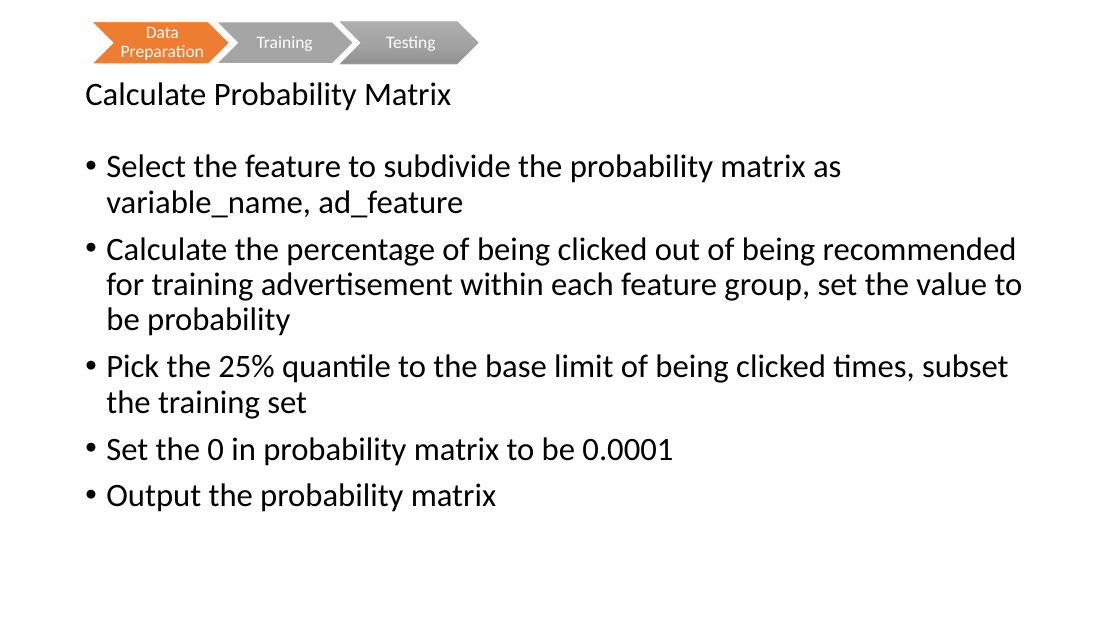
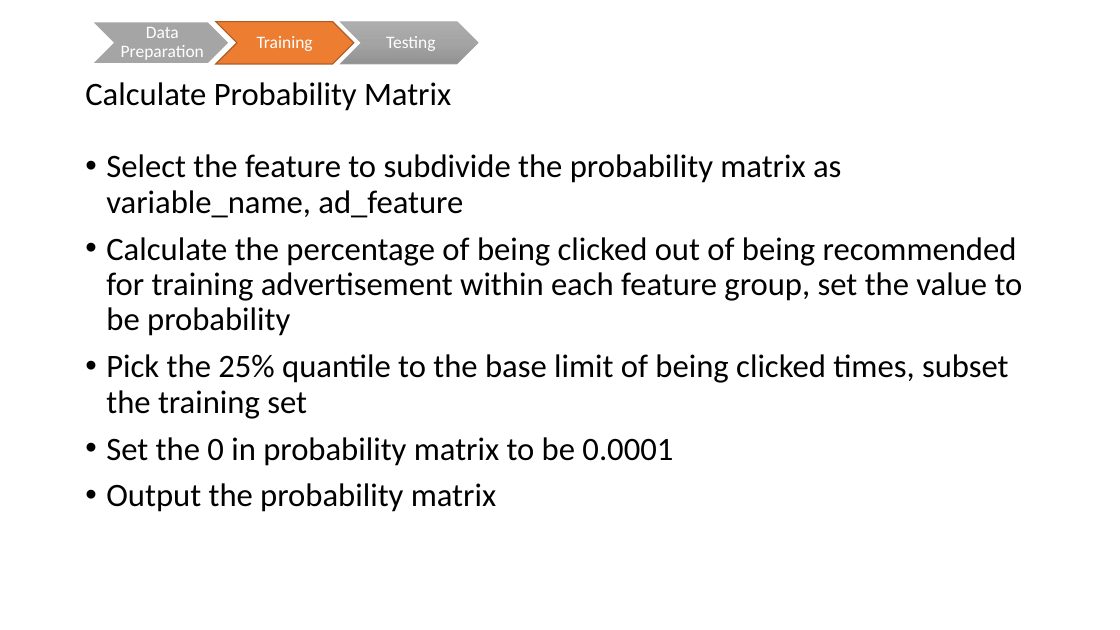
Before and after one commit to TZstatsADS/Fall2016-proj5-grp8, a slide deck: slide 5 of output/Advertisement Click Prediction.pptx. Drawn at 1120x630 pixels with LibreOffice and Linux fonts; fonts in the diff are those of the drawing. Boxes give left, top, right and bottom in pixels: in the first picture for what was removed or moved away, otherwise in the second. Text is boxed around its words. In the diff, an @@ line names an element or a change of style, - is before the commit and + after.

```diff
--- a/output/Advertisement Click Prediction.pptx
+++ b/output/Advertisement Click Prediction.pptx
@@ chevron: place and size @@
-chevron at <box>216,22,354,64</box>
+chevron at <box>92,22,229,64</box>
@@ chevron: place and size @@
-chevron at <box>92,22,229,64</box>
+chevron at <box>216,22,354,64</box>
@@ chevron at <box>216,22,354,64</box>: outline #FFFFFF 1 pt to #AF5C24 1 pt @@
```
Also in this commit, not shown: 1 slide added.
